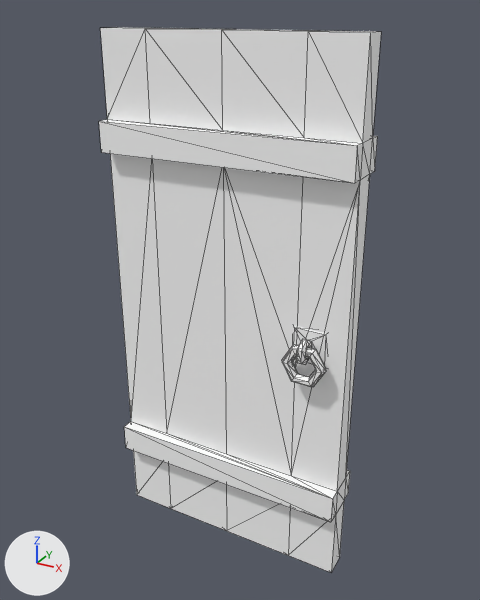
What one commit did to the glTF model models/porta01.glb.
Camera for both pictures: a 50 mm camera at (0.1023, -0.1258, 0.0662) aimed at (0.0318, 0.0024, 0.0021). Lighting does not change. The marker at lower left points along +X, +Y and +Z. Mesh edges are drawn as thin lines. Where no turn or scale is listed for an object, it has been applied to the vertices.

The first picture shows 'base_01.001', 'porta_geo', 'sla_02.002'.
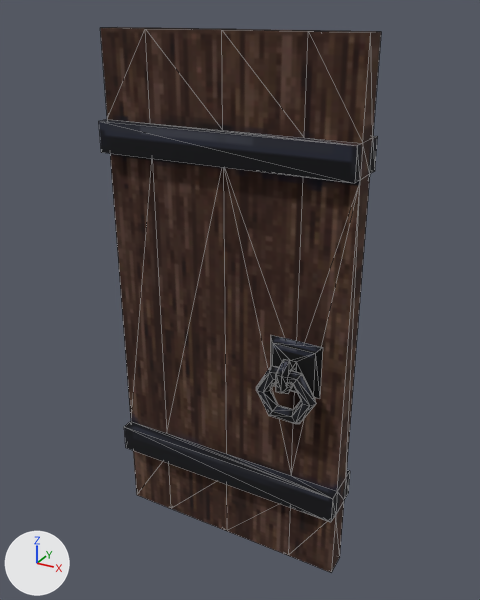
The newer file is also rescaled (x23.24) as a whole; pictures and numbers use the older file's frame.

Changed parts and their boxes (x1, y1, x2, y2) in the pictures (480 x 600 px):
'porta_geo', surface changed, recoloured (grey to brown): (99, 27, 381, 572) in both
'base_01', added (black): after (270, 335, 323, 399)
'sla_02', added: after (256, 366, 316, 424)
'sla_02.002', deleted: before (282, 344, 326, 387)
'base_01.001', deleted: before (293, 326, 327, 366)

Diff of the bpy script that builds the scene:
```diff
--- a/models/porta01.glb.py
+++ b/models/porta01.glb.py
@@ img_porta_01_standardsurface9_basecolor_1001 @@
+img_porta_01_standardsurface9_basecolor_1001 = load_image('porta_01_standardSurface9_BaseColor.1001', '_unpacked/porta_01_standardSurface9_BaseColor.1001', 512, 512, 'sRGB')
@@ mat_standardsurface9_001 @@
 mat_standardsurface9_001 = principled_material('standardSurface9.001')
-mat_standardsurface9_001.base_color = (1.0, 1.0, 1.0)  # white #ffffff
-mat_standardsurface9_001.roughness = 0.553
+mat_standardsurface9_001.texture = img_porta_01_standardsurface9_basecolor_1001
+mat_standardsurface9_001.roughness = 1.0
@@ mat_standardsurface9_004 @@
+mat_standardsurface9_004 = principled_material('standardSurface9.004')
+mat_standardsurface9_004.texture = img_porta_01_standardsurface9_basecolor_1001
+mat_standardsurface9_004.roughness = 1.0
@@ mat_standardsurface9_1001 @@
+mat_standardsurface9_1001 = principled_material('standardSurface9.1001')
+mat_standardsurface9_1001.texture = img_porta_01_standardsurface9_basecolor_1001
+mat_standardsurface9_1001.roughness = 1.0
@@ me_mesh_012 @@
 me_mesh_012.from_pydata(...)  # 78 vertices, 152 faces; spans x 0.0..0.0612, y -0.006..0.0059, z -0.0653..0.0622
-me_mesh_012.materials.append(mat_standardsurface9_001)  # white #ffffff
+me_mesh_012.materials.append(mat_standardsurface9_004)  # picture img_porta_01_standardsurface9_basecolor_1001
@@ me_mesh_001 @@
+me_mesh_001.from_pydata(...)  # 36 vertices, 72 faces; spans x 0.04176..0.05663, y -0.00957..-0.00654, z -0.01998..-0.00711
+me_mesh_001.materials.append(mat_standardsurface9_001)  # picture img_porta_01_standardsurface9_basecolor_1001
@@ me_mesh_002 @@
+me_mesh_002.from_pydata(...)  # 38 vertices, 74 faces; spans x 0.04284..0.05556, y -0.01174..-0.00298, z -0.01545..-0.00216
+me_mesh_002.materials.append(mat_standardsurface9_1001)  # picture img_porta_01_standardsurface9_basecolor_1001
@@ ob_base_01_001 @@
-ob_base_01_001 = bpy.data.objects.new('base_01.001', me_mesh_014)
-ob_base_01_001.location = (0.0168, 0.0, 0.0036)
@@ ob_sla_02_002 @@
-ob_sla_02_002 = bpy.data.objects.new('sla_02.002', me_mesh_013)
-ob_sla_02_002.location = (0.0168, 0.0, 0.0036)
@@ ob_sla_02 @@
+ob_sla_02 = bpy.data.objects.new('sla_02', me_mesh_001)
+ob_sla_02.location = (0.0, 0.0, 0.0)
@@ ob_base_01 @@
+ob_base_01 = bpy.data.objects.new('base_01', me_mesh_002)
+ob_base_01.location = (0.0, 0.0, 0.0)
```
